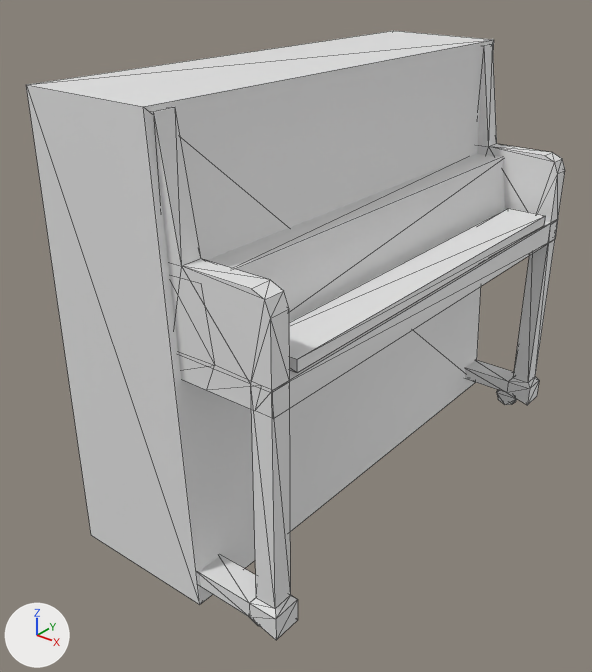
An edit to the glTF model assets/Piano/SM_Piano.glb, drawn before and after from the same camera.
Camera for both pictures: a camera (50 mm lens) standing at (1.62, -2.29, 1.92) and looking at (-0.08, -0.17, 0.61). Arrows for +X, +Y and +Z are at lower left; the lights stay in place. Mesh edges are drawn as thin lines. Vertices at the same position are counted once.

In view in the first picture: 'SM_Piano'.
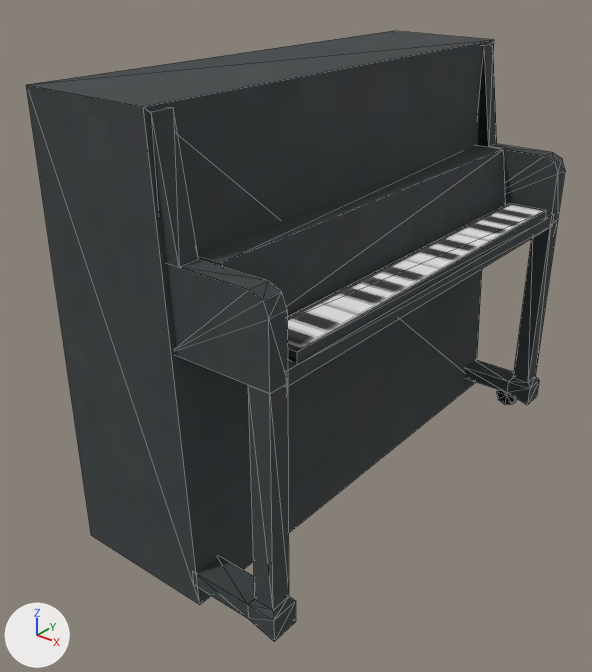
Where the newer file only moved an object's origin or applied its transform, the numbers keep the older frame.

Location of each change, (x1, y1, x2, y2) in pixels of the pictures (592 x 672 px; the box of a moved part takes in the faces that stretch with it):
'SM_Piano', reshaped
    before: (26, 31, 565, 640)
    after: (26, 31, 565, 642)
part 1 of me_circle_002, moved or reshaped
    before: (290, 208, 546, 372)
    after: (287, 203, 547, 362)
part 2 of me_circle_002, moved or reshaped
    before: (152, 107, 298, 640)
    after: (149, 107, 296, 642)
part 3 of me_circle_002, rebuilt (6% narrower, 9% shorter)
    before: (179, 154, 558, 419)
    after: (198, 146, 554, 387)
part 4 of me_circle_002, moved or reshaped
    before: (250, 390, 516, 626)
    after: (496, 390, 516, 405)
part 5 of me_circle_002, moved or reshaped
    before: (477, 145, 558, 223)
    after: (478, 145, 558, 215)
part 6 of me_circle_002, recoloured (grey to black)
    both: (26, 31, 565, 604)

What the commit changed:
Picture 'Piano_128' (img_piano_128) is new.
Material 'M_Piano.002' (mat_m_piano_002) is new.
Uses the picture img_piano_128.
me_circle_002 has 140 vertices, 250 faces and spans x -0.68..0.19, y -0.94..0.94, z -0.6..0.98.
me_circle_002 is used by ob_sm_piano; location (0.262, 0.008, 0.584).
me_circle_002 part 1: the loose piece of 8 vertices spanning x 0.0..0.16, y -0.8..0.79, z 0.3..0.34 is moved by (0.0, 0.0, 0.02), in mat_m_piano_002.
me_circle_002 part 2: the loose piece of 36 vertices spanning x -0.26..0.19, y -0.93..-0.82, z -0.54..0.96 is moved by (0.0, -0.01, 0.0), in mat_m_piano_002.
me_circle_002 part 3: the loose piece of 20 vertices spanning x -0.23..0.17, y -0.91..0.91, z 0.22..0.53 is rebuilt with 16 vertices and now spans x -0.23..0.17, y -0.86..0.85, z 0.29..0.57, in mat_m_piano_002.
Part 4, on me_circle_002:
24 faces are deleted.
4 vertices are added at (0.07, 0.86, -0.55), (0.07, 0.89, -0.55), (0.07, -0.88, -0.55), (0.07, -0.84, -0.55).
32 new faces join them.
Part 5, on me_circle_002:
11 faces are deleted.
11 new faces join them.
me_circle_002 part 6: 101 faces spanning x -0.68..0.19, y -0.94..0.94, z -0.6..0.98 switch from mat_m_piano (white #e7e7e7) to mat_m_piano_002.
